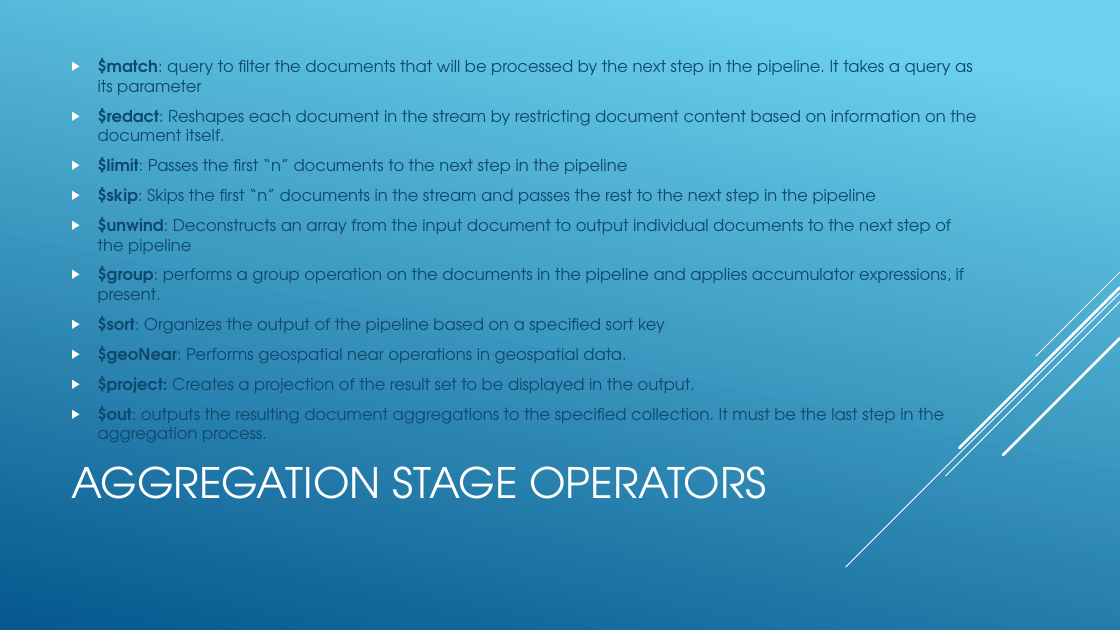
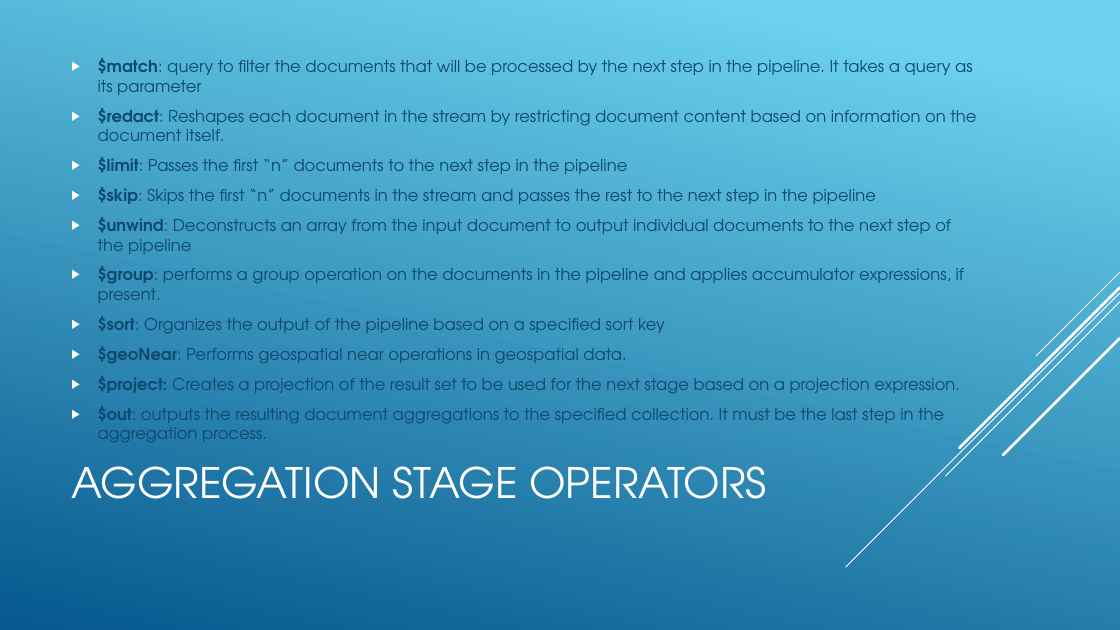
Before and after one commit to cabarca01/PythonDojo, a slide deck: slide 5 of slides/klasse15.pptx. Drawn at 1120x630 pixels with LibreOffice and Linux fonts; fonts in the diff are those of the drawing. Boxes give left, top, right and bottom in pixels: in the first picture for what was removed or moved away, otherwise in the second. Text is boxed around its words. In the diff, an @@ line names an element or a change of style, - is before the commit and + after.

Commit message:
Corrected typo on slides

```diff
--- a/slides/klasse15.pptx
+++ b/slides/klasse15.pptx
@@ text at <box>98,376,960,393</box>: text changed @@
-▶ $project: Creates a projection of the result set to be displayed in the output.
+▶ $project: Creates a projection of the result set to be used for the next stage based on a projection expression.
```
